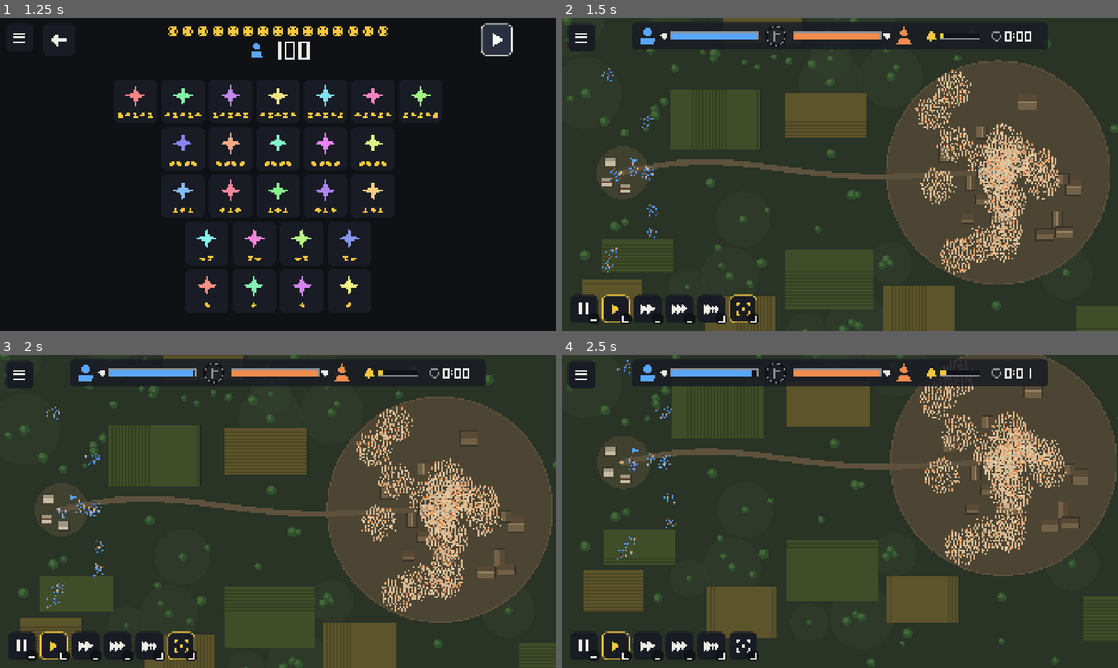
Above: before the commit, frames 1-4 (two rows, left to right).
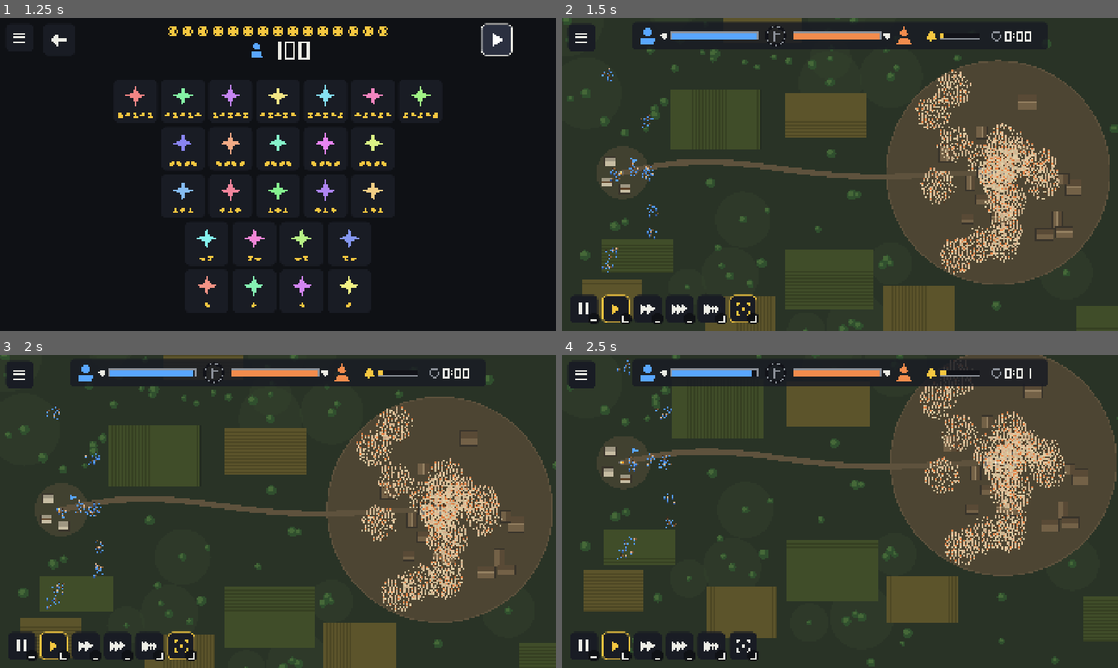
Above: after the commit, the same moments.

Repository: kuhyx/fifteen-dollar-siege
Game: Godot game, scene res://main.tscn
Same seed, same stepped clock (60 frames per second), same inputs: the game is played once before the commit and once after it.
Inputs (mouse positions are in pixels of both pictures, inside the frame that each line leads up to):
- Up to frame 1 (1.25 s): click (161, 174) at 0.5 s
- Up to frame 2 (1.5 s): click (1056, 39) at 1.25 s
- Up to frame 3 (2 s): no input
- Up to frame 4 (2.5 s): tap Enter (siege_charge) at 2 s; drag from (840, 511) to (895, 442) at 2.02 s

Frame 1 is identical in both runs. In frame 2, 0.2% of the frame differs, in the area x 14-88%, y 38-74%; in frame 3, 0.2%, in the area x 16-89%, y 39-74%; in frame 4, 0.2%.

Commit message:
fix: depth order, burning army on top, tiny stars
Squads draw back to front and a fallen squad under the living; a
burning squad goes above the whole crowd so the lose payoff is seen. A
star under 0.3 m is not drawn: the engine could not triangulate a wasp
sting. The showcase shoots the shotgun while it still flashes.

Co-Authored-By: Claude Fable 5.2 <noreply@anthropic.com>
Claude-Session: https://claude.ai/code/session_01WzxdWXs4gEhEUMr9rgYG9V

Diff:
--- a/src/autodrive/showcase_script.gd
+++ b/src/autodrive/showcase_script.gd
@@ -8,6 +8,8 @@
 ## Sim second (= real second: the showcase runs at speed 1) of an event shot.
 const SHOT_S := 1.3
 const SEEN_AT := 0.4
+## The shotgun is shot earlier in its life: its flash is short.
+const FLASH_AT := 0.14
 const ARMY := SiegeSnapshot.Team.ARMY
 const VILLAGE := SiegeSnapshot.Team.VILLAGE
 const VILLAGE_KINDS: Array[int] = [
@@ -85,9 +87,11 @@
 	ShowcaseCrowd.stir(sim, tick)
 
 
-## Fires `kind` so that it is SEEN_AT of the way through its life at SHOT_S.
-static func _event(sim: ShowcaseSim, kind: StringName, pos: Vector2, data: Dictionary = {}) -> void:
-	sim.fire(SHOT_S - BattleEffects.life_of(kind) * SEEN_AT, kind, pos, data)
+## Fires `kind` so that it is `seen` of the way through its life at SHOT_S.
+static func _event(
+	sim: ShowcaseSim, kind: StringName, pos: Vector2, data: Dictionary = {}, seen := SEEN_AT
+) -> void:
+	sim.fire(SHOT_S - BattleEffects.life_of(kind) * seen, kind, pos, data)
 
 
 static func _grid(sim: ShowcaseSim, grid: Array, columns: int) -> void:
@@ -122,7 +126,7 @@
 	sim.add(
 		SiegeSnapshot.Kind.MILITIA, VILLAGE, 8, SiegeSnapshot.State.FLEE, Vector2(184, lanes[2])
 	)
-	_event(sim, SiegeEvent.SHOTGUN_BLAST, Vector2(160, lanes[2]), {"team": ARMY})
+	_event(sim, SiegeEvent.SHOTGUN_BLAST, Vector2(160, lanes[2]), {"team": ARMY}, FLASH_AT)
 	sim.add(SiegeSnapshot.Kind.CATAPULT, ARMY, 1, fight, Vector2(146, lanes[3]))
 	sim.add(
 		SiegeSnapshot.Kind.VILLAGERS, VILLAGE, 12, SiegeSnapshot.State.FLEE, Vector2(214, lanes[3])
--- a/src/view/battle/battle_beats.gd
+++ b/src/view/battle/battle_beats.gd
@@ -16,7 +16,7 @@
 ## The map box the camera shows for a beat, around the event [design guess].
 const FRAMES := {
 	SiegeEvent.UFO_ABDUCT: Rect2(-86.0, -66.0, 172.0, 100.0),
-	SiegeEvent.PEP_TALK: Rect2(-84.0, -64.0, 168.0, 124.0),
+	SiegeEvent.PEP_TALK: Rect2(-60.0, -48.0, 124.0, 88.0),
 }
 ## Metres around the army the lose payoff shows.
 const ARMY_PAD_M := 30.0
--- a/src/view/battle/battle_fx.gd
+++ b/src/view/battle/battle_fx.gd
@@ -3,6 +3,10 @@
 ## One live effect on the battlefield: what draws it, where, toward what and
 ## how old it is. The drawing itself is a static function of an Fx* file; this
 ## also holds the few shapes they all share. Everything is in map metres.
+
+## A star smaller than this is not drawn: nobody could see it, and the
+## engine cannot triangulate a polygon that small.
+const MIN_STAR_M := 0.3
 
 var kind: StringName = &""
 ## The function that draws it: func(canvas: CanvasItem, fx: BattleFx).
@@ -56,14 +60,23 @@
 static func star(
 	canvas: CanvasItem, at: Vector2, outer: float, inner: float, spikes: int, tint_in: Color
 ) -> void:
-	if outer < 0.05:
-		return
+	var outline := star_outline(at, outer, inner, spikes)
+	if not outline.is_empty():
+		canvas.draw_colored_polygon(outline, tint_in)
+
+
+## The star's outline; empty when it is too small to draw.
+static func star_outline(
+	at: Vector2, outer: float, inner: float, spikes: int
+) -> PackedVector2Array:
+	var outline := PackedVector2Array()
+	if outer < MIN_STAR_M:
+		return outline
 	var waist := minf(inner, outer * 0.6)
-	var outline := PackedVector2Array()
 	for i in spikes * 2:
 		var reach := outer if i % 2 == 0 else waist
 		outline.append(at + Vector2.from_angle(TAU * i / (spikes * 2.0) - PI / 2.0) * reach)
-	canvas.draw_colored_polygon(outline, tint_in)
+	return outline
 
 
 ## An arrow head pointing along `along`.
--- a/src/view/battle/crowd_mesh.gd
+++ b/src/view/battle/crowd_mesh.gd
@@ -6,6 +6,21 @@
 
 ## Floats per instance: 2D transform (8), colour (4), custom (4).
 const FLOATS := 16
+
+
+## The instance data of one variant: every `variants`-th individual from
+## `variant` on, each at the origin (the shader places it), a shade of its
+## own, and its home and phase as the custom value.
+static func buffer(
+	homes: PackedVector2Array, phases: PackedFloat32Array, variant: int, variants: int
+) -> PackedFloat32Array:
+	var data := PackedFloat32Array()
+	for individual in range(variant, homes.size(), variants):
+		var shade := 0.86 + 0.14 * phases[individual]
+		var home := homes[individual]
+		data.append_array([1.0, 0.0, 0.0, 0.0, 0.0, 1.0, 0.0, 0.0, shade, shade, shade, 1.0])
+		data.append_array([home.x, home.y, phases[individual], 0.0])
+	return data
 
 
 ## A MultiMesh of `shape`, one instance per FLOATS of `data`.
--- a/src/view/battle/squad_visual.gd
+++ b/src/view/battle/squad_visual.gd
@@ -13,6 +13,9 @@
 const FLEE_SPREAD := 1.6
 const FIGHT_SPREAD := 0.9
 const MOVE_SPREAD := 1.1
+## Draw-order steps per metre of depth, and how far under a fallen squad goes.
+const DEPTH_PER_M := 2.0
+const UNDER := 100000
 
 var index := 0
 var kind := -1
@@ -44,6 +47,7 @@
 var _flip := 1.0
 var _posed := false
 var _settled := false
+var _depth := 0
 var _parent: RID
 var _rect := Rect2()
 
@@ -67,7 +71,7 @@
 	material.set_shader_parameter("down_turn", spec.down_turn)
 	var shapes := spec.meshes(far, heads)
 	for variant in shapes.size():
-		_buffers.append(_buffer(variant, shapes.size()))
+		_buffers.append(CrowdMesh.buffer(_homes, _phases, variant, shapes.size()))
 		_meshes.append(CrowdMesh.multimesh(shapes[variant], _buffers[variant]))
 		_items.append(CrowdMesh.item(_parent, _meshes[variant], material, _rect))
 
@@ -107,6 +111,7 @@
 	if at != anchor:
 		anchor = at
 		_both("anchor", anchor)
+	_layer()
 	var side := signf(cos(facing))
 	if side != _flip and absf(cos(facing)) > 0.2:
 		_flip = side
@@ -116,6 +121,19 @@
 		return
 	_trail = trail
 	_settle(delta)
+
+
+## Draw order among the squads: further up the map first, a squad that is
+## down under everyone; a burning squad goes on top of the whole crowd.
+func _layer() -> void:
+	var depth := int(anchor.y * DEPTH_PER_M)
+	if state == SiegeSnapshot.State.DOWN:
+		depth -= UNDER
+	if depth == _depth:
+		return
+	_depth = depth
+	for item in _items:
+		RenderingServer.canvas_item_set_draw_index(item, depth)
 
 
 ## A rout throws the squad apart; it closes up again by itself.
@@ -200,6 +218,8 @@
 	_both("anchor", anchor)
 	_both("spread", spread)
 	_both("lag", _lag)
+	for item in _items:
+		RenderingServer.canvas_item_set_z_index(item, 1)
 
 
 func free_rids() -> void:
@@ -221,13 +241,3 @@
 	data[slot * FLOATS + 15] = 1.0 if down else 0.0
 	for mesh in range(individual % variants, _meshes.size(), variants):
 		RenderingServer.multimesh_set_buffer(_meshes[mesh], data)
-
-
-func _buffer(variant: int, variants: int) -> PackedFloat32Array:
-	var data := PackedFloat32Array()
-	for individual in range(variant, capacity, variants):
-		var shade := 0.86 + 0.14 * _phases[individual]
-		var home := _homes[individual]
-		data.append_array([1.0, 0.0, 0.0, 0.0, 0.0, 1.0, 0.0, 0.0, shade, shade, shade, 1.0])
-		data.append_array([home.x, home.y, _phases[individual], 0.0])
-	return data
--- a/tests/view/test_effects.gd
+++ b/tests/view/test_effects.gd
@@ -56,6 +56,22 @@
 		await get_tree().process_frame
 	assert_eq(effects.live.size(), 0, "every effect ends")
 	assert_gt(effects.draws, 0, "and was drawn on the way")
+
+
+func test_a_star_too_small_to_triangulate_is_not_drawn() -> void:
+	# A wasp sting once shrank to a star the engine rejected ("Invalid polygon
+	# data"): anywhere on the map, every star that IS drawn must triangulate.
+	var rejected := 0
+	for spot in 400:
+		var at := Vector2(100.0 + spot * 1.37, 160.0 + spot * 0.61)
+		for size: float in [BattleFx.MIN_STAR_M, 0.5, 1.6, 9.0]:
+			var outline := BattleFx.star_outline(at, size, size * 0.4, 5)
+			assert_eq(outline.size(), 10)
+			if Geometry2D.triangulate_polygon(outline).is_empty():
+				rejected += 1
+	assert_eq(rejected, 0, "a drawn star the engine cannot fill")
+	assert_true(BattleFx.star_outline(Vector2(100, 160), 0.06, 0.02, 5).is_empty(), "too small")
+	assert_true(BattleFx.star_outline(Vector2.ZERO, 0.0, 0.0, 5).is_empty())
 
 
 func test_an_unknown_event_is_ignored() -> void:
Not shown, changed: DOCS-design-battle.md
